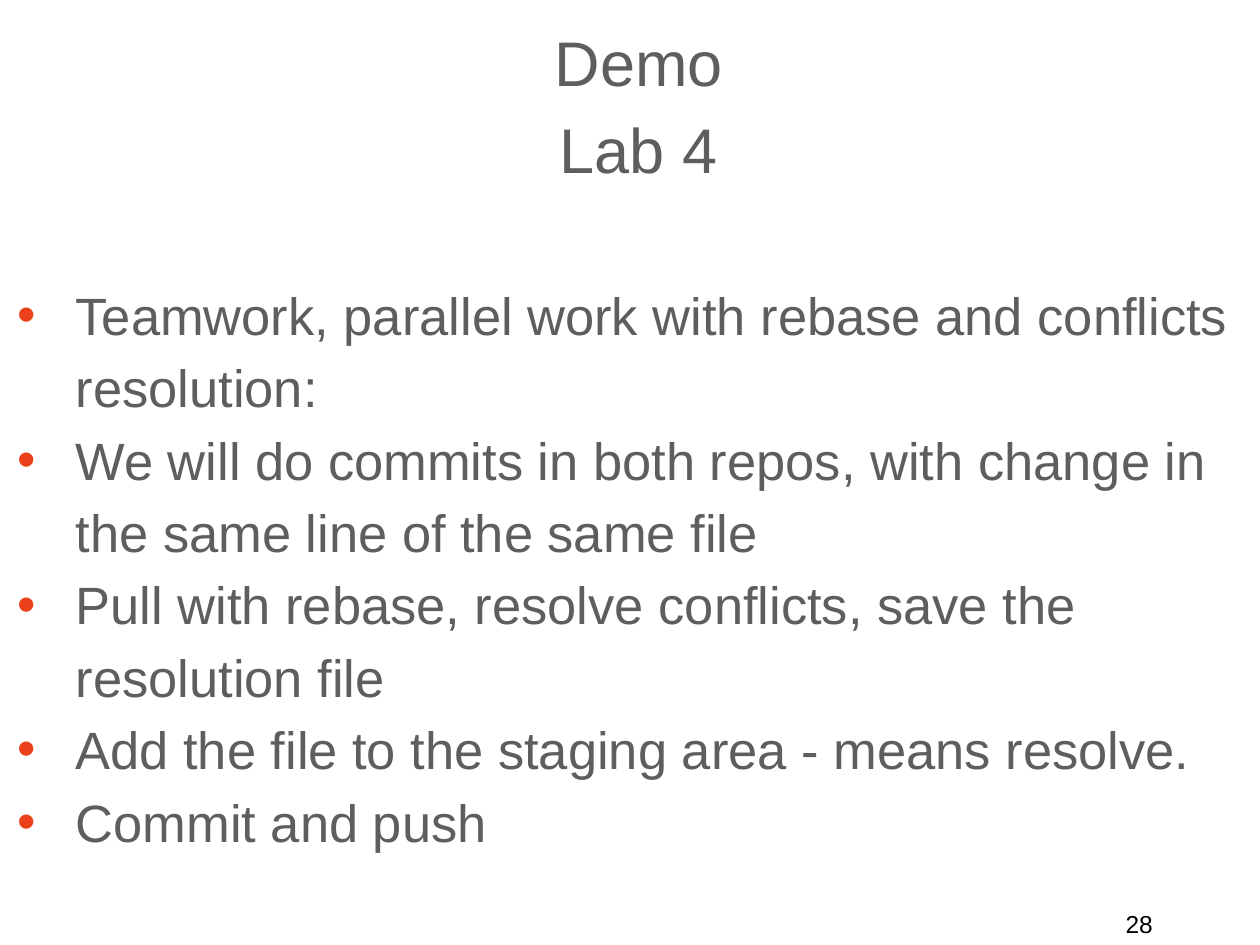
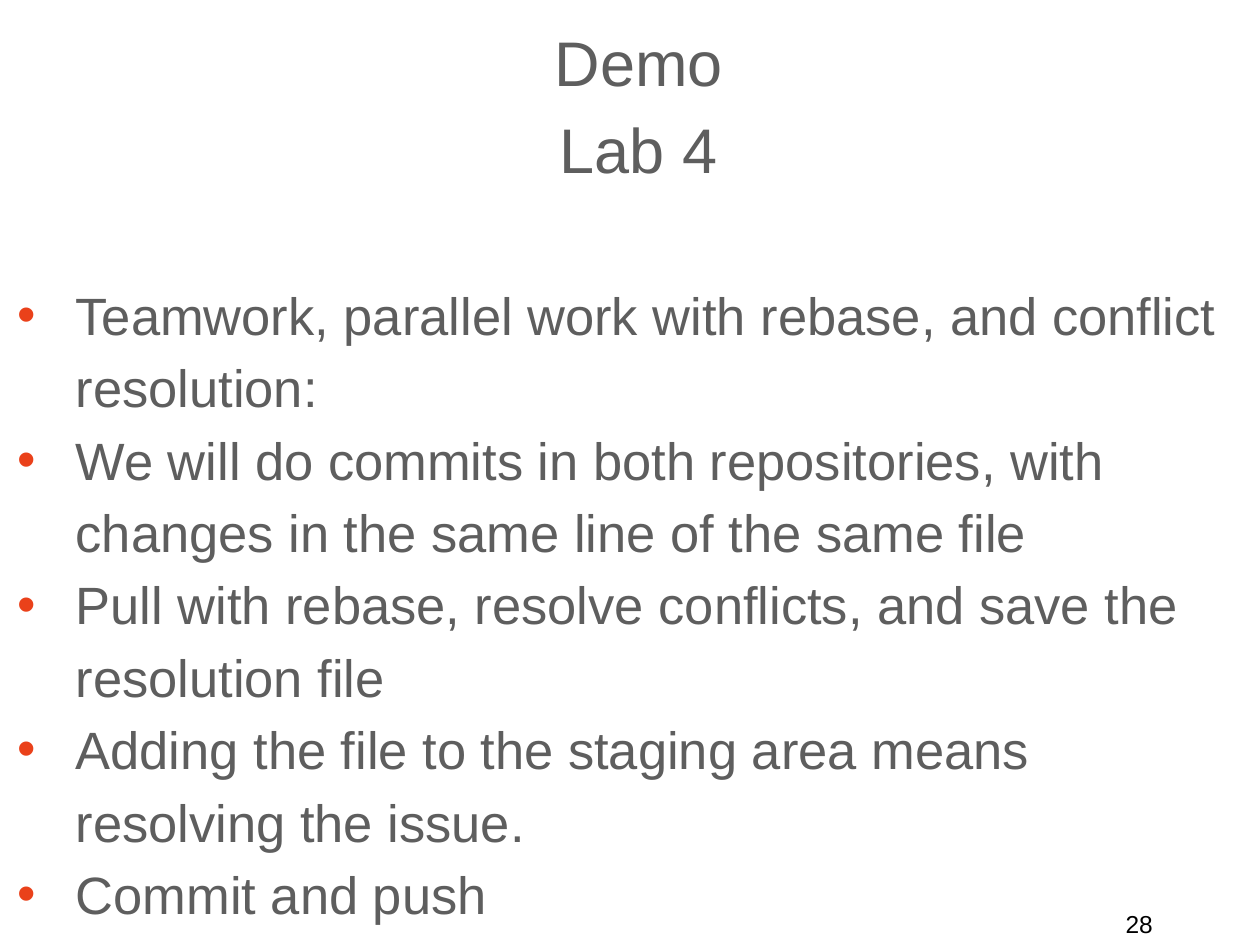
Before and after one commit to ilyaro/mysite, a slide deck: slide 28 of WorkStuff/Courses/Git/Git_General_Training_Lab/Git_General_Training_ap.ppt.pptx. Drawn at 1260x945 pixels with LibreOffice and Linux fonts; fonts in the diff are those of the drawing. Boxes give left, top, right and bottom in pixels: in the first picture for what was removed or moved away, otherwise in the second. Text is boxed around its words. In the diff, an @@ line names an element or a change of style, - is before the commit and + after.

```diff
--- a/WorkStuff/Courses/Git/Git_General_Training_Lab/Git_General_Training_ap.ppt.pptx
+++ b/WorkStuff/Courses/Git/Git_General_Training_Lab/Git_General_Training_ap.ppt.pptx
@@ text at <box>76,297,1215,853</box>: text changed @@
-• Teamwork, parallel work with rebase and conflicts resolution:
-• We will do commits in both repos, with change in the same line of the same file
-• Pull with rebase, resolve conflicts, save the resolution file
-• Add the file to the staging area - means resolve.
+• Teamwork, parallel work with rebase, and conflict resolution:
+• We will do commits in both repositories, with changes in the same line of the same file
+• Pull with rebase, resolve conflicts, and save the resolution file
+• Adding the file to the staging area means resolving the issue.
```
Also in this commit, not shown: 10 other slides changed, 1 other file.
